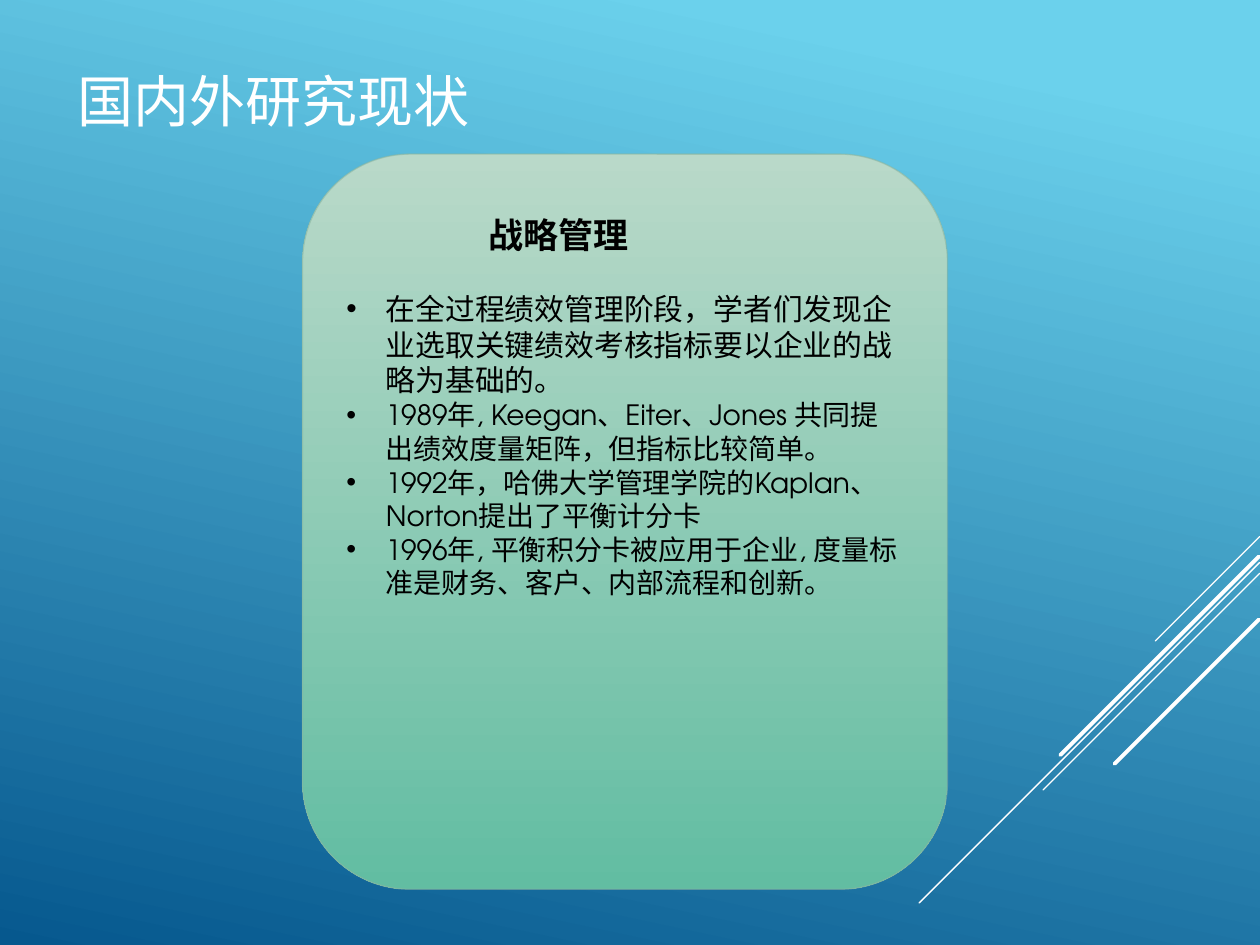
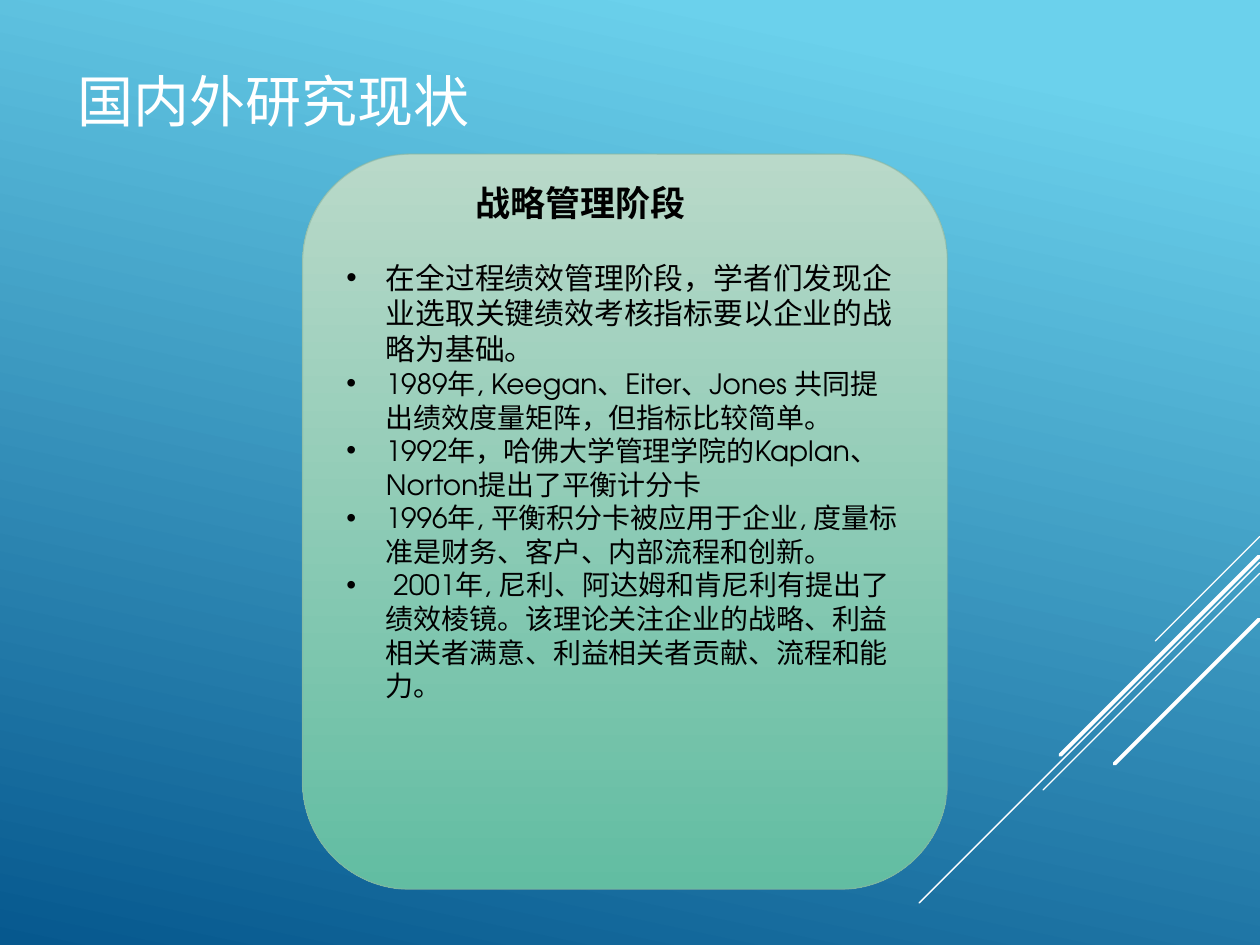
Before and after one commit to HJ8905/MyDocument, a slide deck: slide 8 of MBA/开题报告 .pptx. Drawn at 1260x945 pixels with LibreOffice and Linux fonts; fonts in the diff are those of the drawing. Boxes give left, top, right and bottom in pixels: in the first picture for what was removed or moved away, otherwise in the second. Text is boxed around its words. In the diff, an @@ line names an element or a change of style, - is before the commit and + after.

```diff
--- a/MBA/开题报告 .pptx
+++ b/MBA/开题报告 .pptx
@@ text in rounded rectangle at <box>386,186,893,363</box>: text changed @@
-战略管理
-• 在全过程绩效管理阶段，学者们发现企业选取关键绩效考核指标要以企业的战略为基础的。
+战略管理阶段
+• 在全过程绩效管理阶段，学者们发现企业选取关键绩效考核指标要以企业的战略为基础。
@@ text in rounded rectangle at <box>386,571,890,698</box>: paragraph added @@
+• 2001年, 尼利、阿达姆和肯尼利有提出了绩效棱镜。该理论关注企业的战略、利益相关者满意、利益相关者贡献、流程和能力。
```
Also in this commit, not shown: 7 other slides changed, 4 other files.
